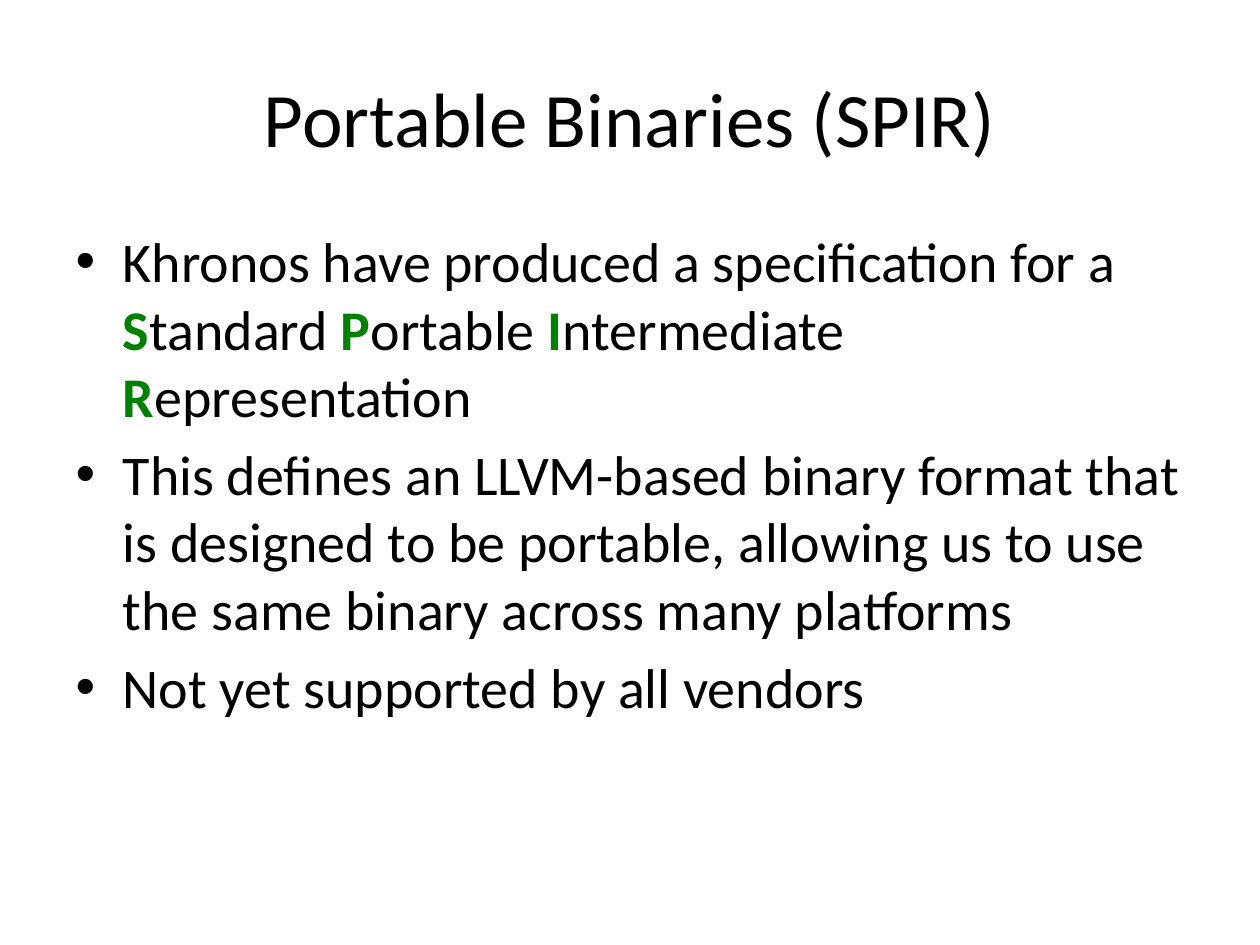
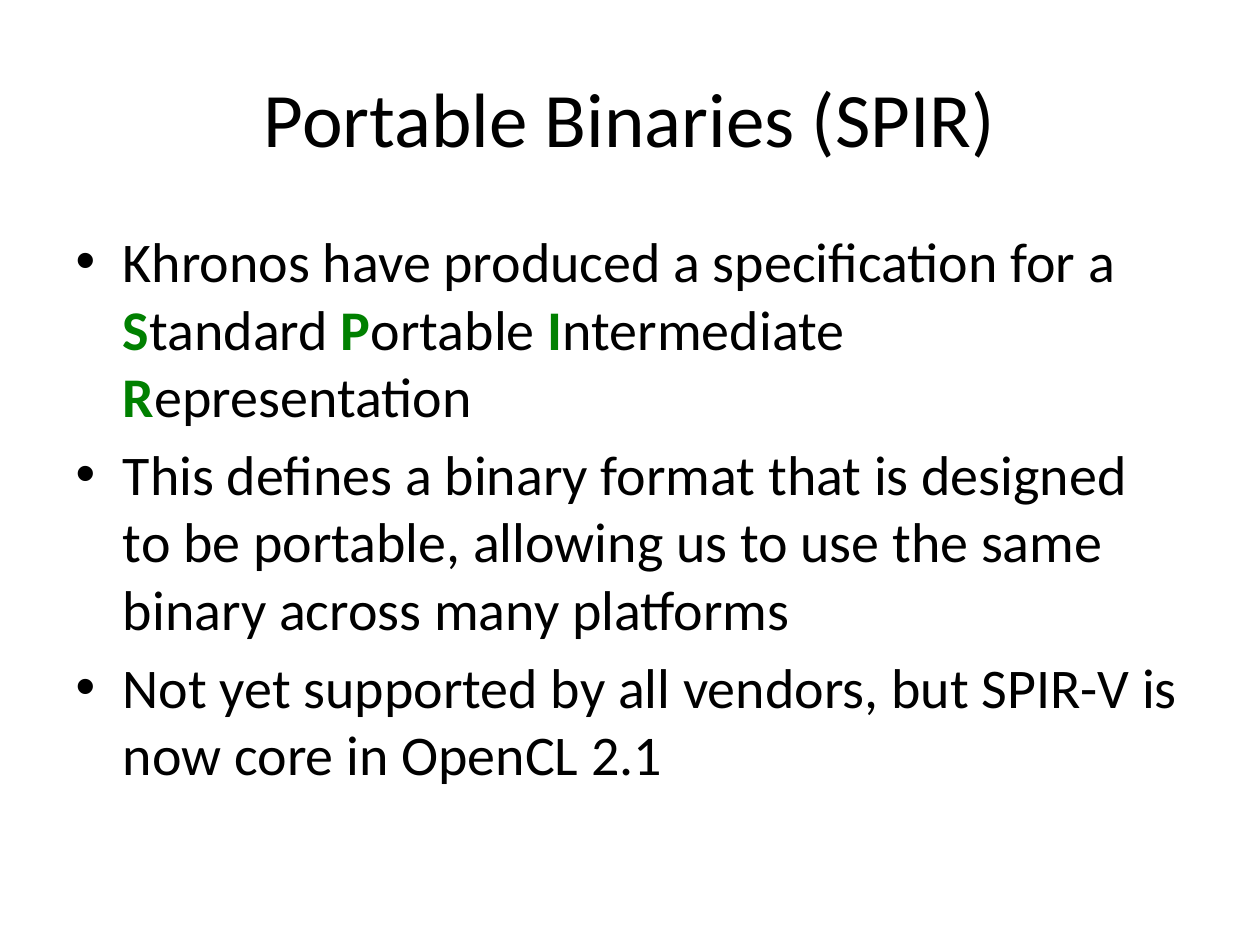
Before and after one commit to UoB-HPC/opencl-training-code, a slide deck: slide 7 of slides/advanced_part2.pptx. Drawn at 1260x945 pixels with LibreOffice and Linux fonts; fonts in the diff are those of the drawing. Boxes give left, top, right and bottom in pixels: in the first picture for what was removed or moved away, otherwise in the second. Text is boxed around its words. In the diff, an @@ line names an element or a change of style, - is before the commit and + after.

```diff
--- a/slides/advanced_part2.pptx
+++ b/slides/advanced_part2.pptx
@@ text at [123,456,1177,784]: text changed @@
-• This defines an LLVM-based binary format that is designed to be portable, allowing us to use the same binary across many platforms
-• Not yet supported by all vendors
+• This defines a binary format that is designed to be portable, allowing us to use the same binary across many platforms
+• Not yet supported by all vendors, but SPIR-V is now core in OpenCL 2.1
```
Also in this commit, not shown: 12 other slides changed.
